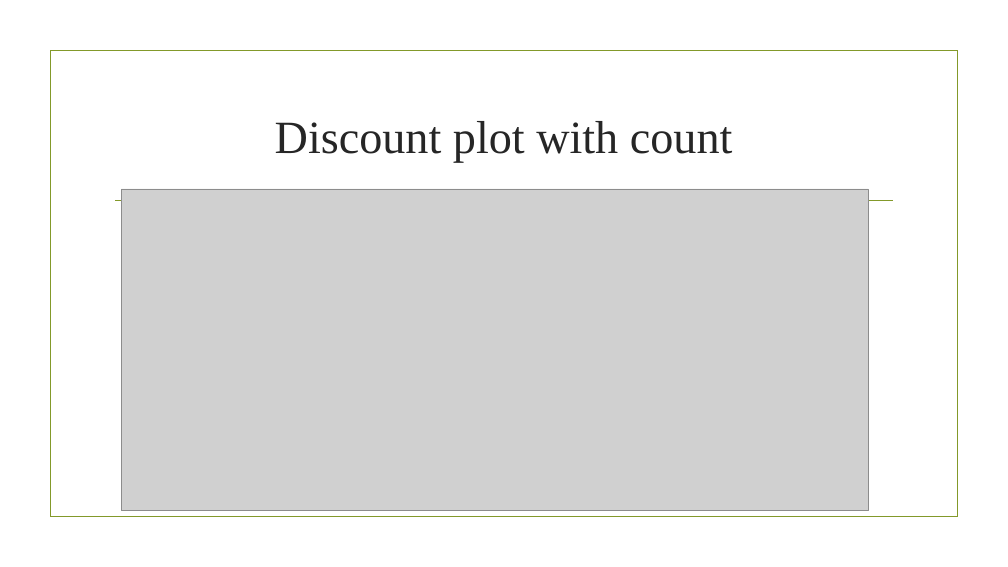
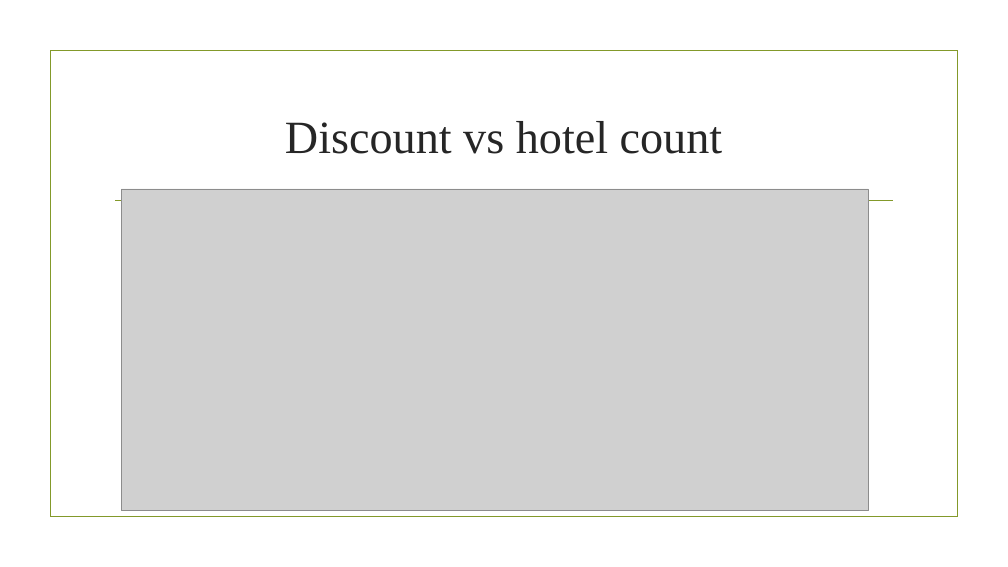
Before and after one commit to adas754/EDA, a slide deck: slide 20 of oyo1.pptx. Drawn at 1008x567 pixels with LibreOffice and Linux fonts; fonts in the diff are those of the drawing; grey boxes stand for pictures; background and template pictures are left out. Boxes give left, top, right and bottom in pixels: in the first picture for what was removed or moved away, otherwise in the second. Text is boxed around its words. In the diff, an @@ line names an element or a change of style, - is before the commit and + after.

```diff
--- a/oyo1.pptx
+++ b/oyo1.pptx
@@ title at <box>285,121,723,154</box>: text changed @@
-Discount plot with count
+Discount vs hotel count
```
Also in this commit, not shown: 9 other slides changed, 2 other files.
